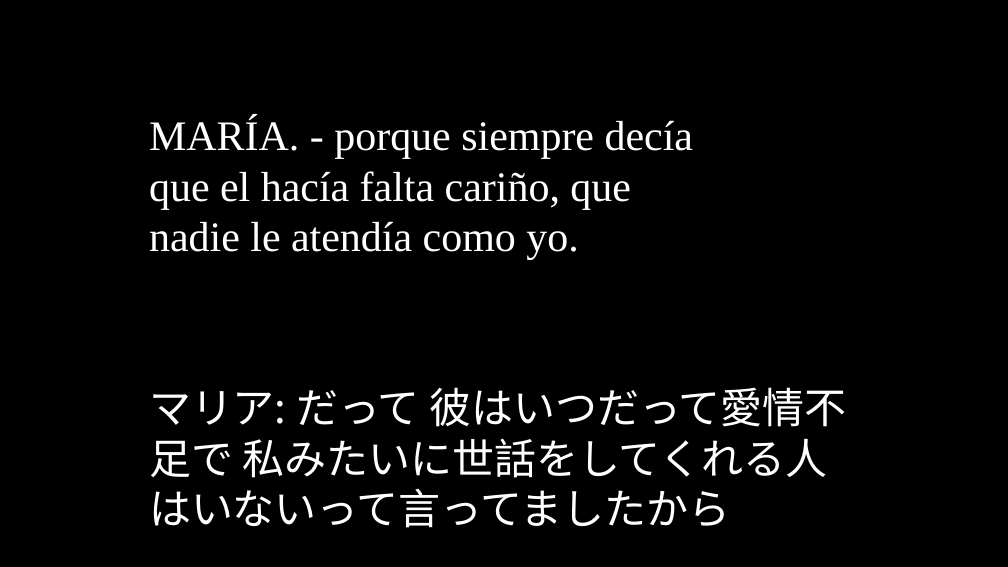
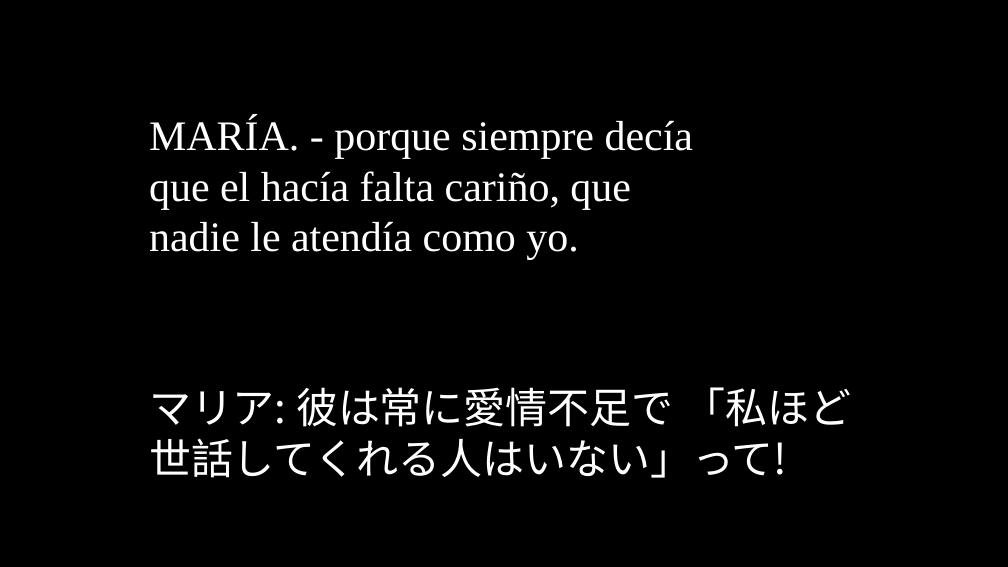
Before and after one commit to oulcggc/lang-drama-caption, a slide deck: slide 141 of complete-cap.pptx (slide 142 before the commit). Drawn at 1008x567 pixels with LibreOffice and Linux fonts; fonts in the diff are those of the drawing. Boxes give left, top, right and bottom in pixels: in the first picture for what was removed or moved away, otherwise in the second. Text is boxed around its words. In the diff, an @@ line names an element or a change of style, - is before the commit and + after.

```diff
--- a/complete-cap.pptx
+++ b/complete-cap.pptx
@@ text at (149,387,851,478): text changed @@
-マリア: だって 彼はいつだって愛情不足で 私みたいに世話をしてくれる人 はいないって言ってましたから
+マリア: 彼は常に愛情不足で 「私ほど世話してくれる人はいない」って!
```
Also in this commit, not shown: 66 other slides changed, 1 slide removed, 3 other files.
